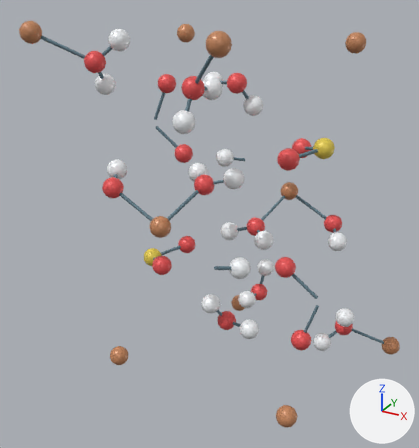
One commit to the glTF model ChemDex/assets/periodic-table/crystals/chat-chalcanthite.glb: the scene before it, then after it.
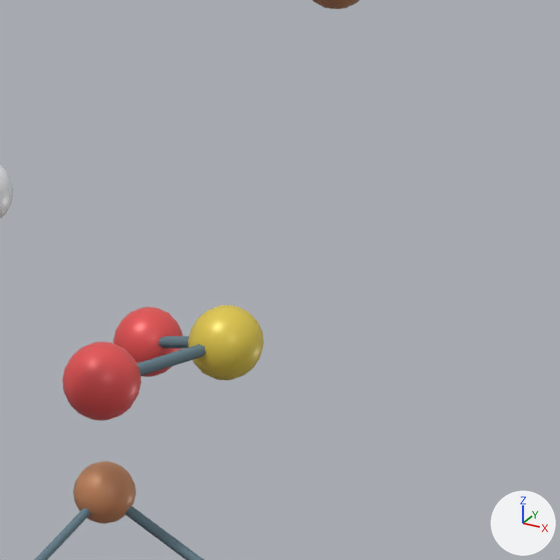
The first picture shows the older version from a 50 mm lens placed at (7.86, -15.79, 7.12), pointed at (-0.52, -0.54, -0.51). The close-ups show the older and then the newer version on the part from 62% to 100% of the width and 11% to 47% of the height of that picture. Only the edits that show in the close-ups are written down. The lights are fixed; the arrows at lower right show +X, +Y and +Z.

Names of what the first close-up shows: 'Cu2 · Cu · 1', 'Mesh_4.007', 'Mesh_4.014', 'Mesh_4.015', 'O2 · O · 1.001', 'O4 · O · 1.001', 'S · S · 1.001' and 3 more.
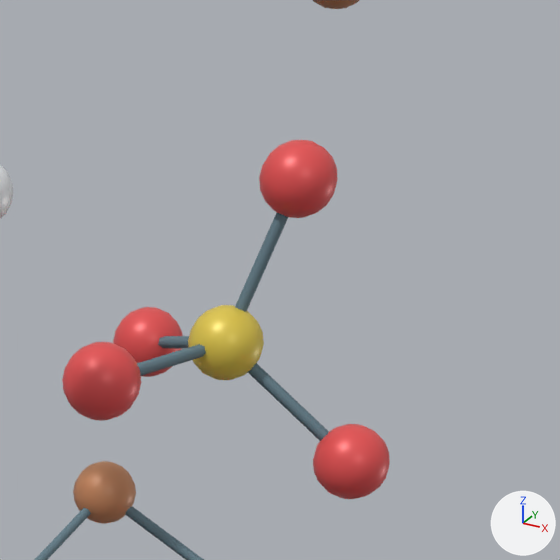
Pixel boxes [x1, y1, x2, y2] of what changed, in the close-ups (560 x 560 px):
```json
{"object": "O1 · O · 1.003", "change": "added", "after": [259, 140, 338, 218], "on screen": "red"}
{"object": "O3 · O · 1.003", "change": "added", "after": [313, 424, 390, 499], "on screen": "red"}
{"object": "Mesh_4.037", "change": "moved, turned, rescaled", "after": [235, 213, 288, 312], "on screen": "not visible before"}
{"object": "Mesh_4.036", "change": "moved, turned, rescaled", "after": [248, 363, 329, 441], "on screen": "not visible before"}
{"object": "Mesh_4.015", "change": "moved, turned, rescaled", "before": [137, 344, 206, 376], "on screen": "not visible afterwards"}
{"object": "Mesh_4.035", "change": "moved, turned, rescaled", "after": [137, 344, 206, 376], "on screen": "not visible before"}
{"object": "Mesh_4.014", "change": "moved, turned, rescaled", "before": [158, 336, 189, 349], "on screen": "not visible afterwards"}
{"object": "Mesh_4.034", "change": "moved, turned, rescaled", "after": [158, 336, 189, 349], "on screen": "not visible before"}
```

Edits to the scene script, one JSON object a line:
```json
{"op": "set", "path": "ob_mesh_4_014.location", "old": "(3.188, -1.648, 7.432)", "new": "(0.788, -4.363, 9.516)"}
{"op": "set", "path": "ob_mesh_4_014.rotation_euler", "old": "(-1.95, -0.783, 1.093)", "new": "(-1.744, 0.0484, -0.0576)", "note": "degrees (-112, -45, 63) -> degrees (-100, 2.8, -3.3)"}
{"op": "set", "path": "ob_mesh_4_014.scale", "old": "(0.055, 0.055, 1.48)", "new": "(0.055, 0.055, 0.983)"}
{"op": "set", "path": "ob_mesh_4_015.location", "old": "(3.416, -2.819, 7.597)", "new": "(0.752, -5.081, 9.179)"}
{"op": "set", "path": "ob_mesh_4_015.rotation_euler", "old": "(1.612, -0.404, -0.421)", "new": "(2.635, -0.0264, -0.102)", "note": "degrees (92, -23, -24) -> degrees (151, -1.5, -5.8)"}
{"op": "set", "path": "ob_mesh_4_015.scale", "old": "(0.055, 0.055, 1.49)", "new": "(0.055, 0.055, 0.966)"}
{"op": "set", "path": "ob_mesh_4_034.location", "old": "(3.848, -0.516, 4.231)", "new": "(3.188, -1.648, 7.432)"}
{"op": "set", "path": "ob_mesh_4_034.rotation_euler", "old": "(1.892, 0.473, 0.644)", "new": "(-1.95, -0.783, 1.093)", "note": "degrees (108, 27, 37) -> degrees (-112, -45, 63)"}
{"op": "set", "path": "ob_mesh_4_034.scale", "old": "(0.055, 0.055, 0.963)", "new": "(0.055, 0.055, 1.48)"}
{"op": "set", "path": "ob_mesh_4_035.location", "old": "(-1.855, -5.18, 6.666)", "new": "(3.416, -2.819, 7.597)"}
{"op": "set", "path": "ob_mesh_4_035.rotation_euler", "old": "(-1.25, -0.473, 0.344)", "new": "(1.612, -0.404, -0.421)", "note": "degrees (-72, -27, 20) -> degrees (92, -23, -24)"}
{"op": "set", "path": "ob_mesh_4_035.scale", "old": "(0.055, 0.055, 0.963)", "new": "(0.055, 0.055, 1.49)"}
{"op": "set", "path": "ob_mesh_4_036.location", "old": "(-0.159, -0.328, 6.23)", "new": "(4.289, -2.103, 7.176)"}
{"op": "set", "path": "ob_mesh_4_036.rotation_euler", "old": "(1.298, -0.609, -0.468)", "new": "(0.0696, 2.23, 0.142)", "note": "degrees (74, -35, -27) -> degrees (4, 128, 8.1)"}
{"op": "set", "path": "ob_mesh_4_036.scale", "old": "(0.055, 0.055, 0.831)", "new": "(0.055, 0.055, 1.47)"}
{"op": "set", "path": "ob_mesh_4_037.location", "old": "(-1.675, -5.641, 6.545)", "new": "(3.919, -1.997, 8.323)"}
{"op": "set", "path": "ob_mesh_4_037.rotation_euler", "old": "(1.298, -0.609, -0.468)", "new": "(-0.194, 0.287, -0.0281)", "note": "degrees (74, -35, -27) -> degrees (-11, 16, -1.6)"}
{"op": "set", "path": "ob_mesh_4_037.scale", "old": "(0.055, 0.055, 0.138)", "new": "(0.055, 0.055, 1.48)"}
{"op": "add", "block": "ob_o1___o___1_003", "code": ["ob_o1___o___1_003 = bpy.data.objects.new('O1 · O · 1.003', me_mesh_2)", "ob_o1___o___1_003.parent = ob_chalcanthite___cuso4_5h2o", "ob_o1___o___1_003.location = (4.128, -1.86, 9.02)"]}
{"op": "add", "block": "ob_o3___o___1_003", "code": ["ob_o3___o___1_003 = bpy.data.objects.new('O3 · O · 1.003', me_mesh_2)", "ob_o3___o___1_003.parent = ob_chalcanthite___cuso4_5h2o", "ob_o3___o___1_003.location = (4.87, -2.071, 6.727)"]}
```
